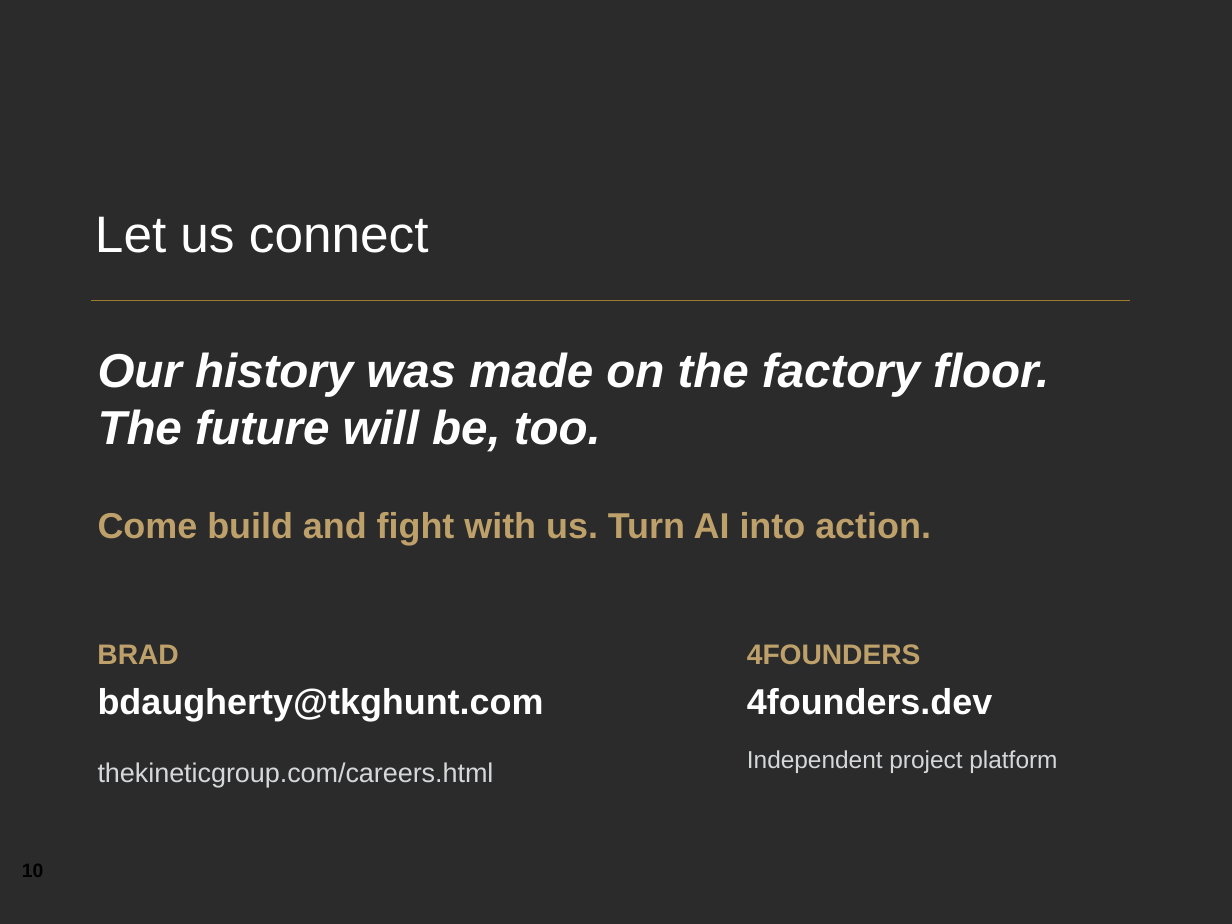
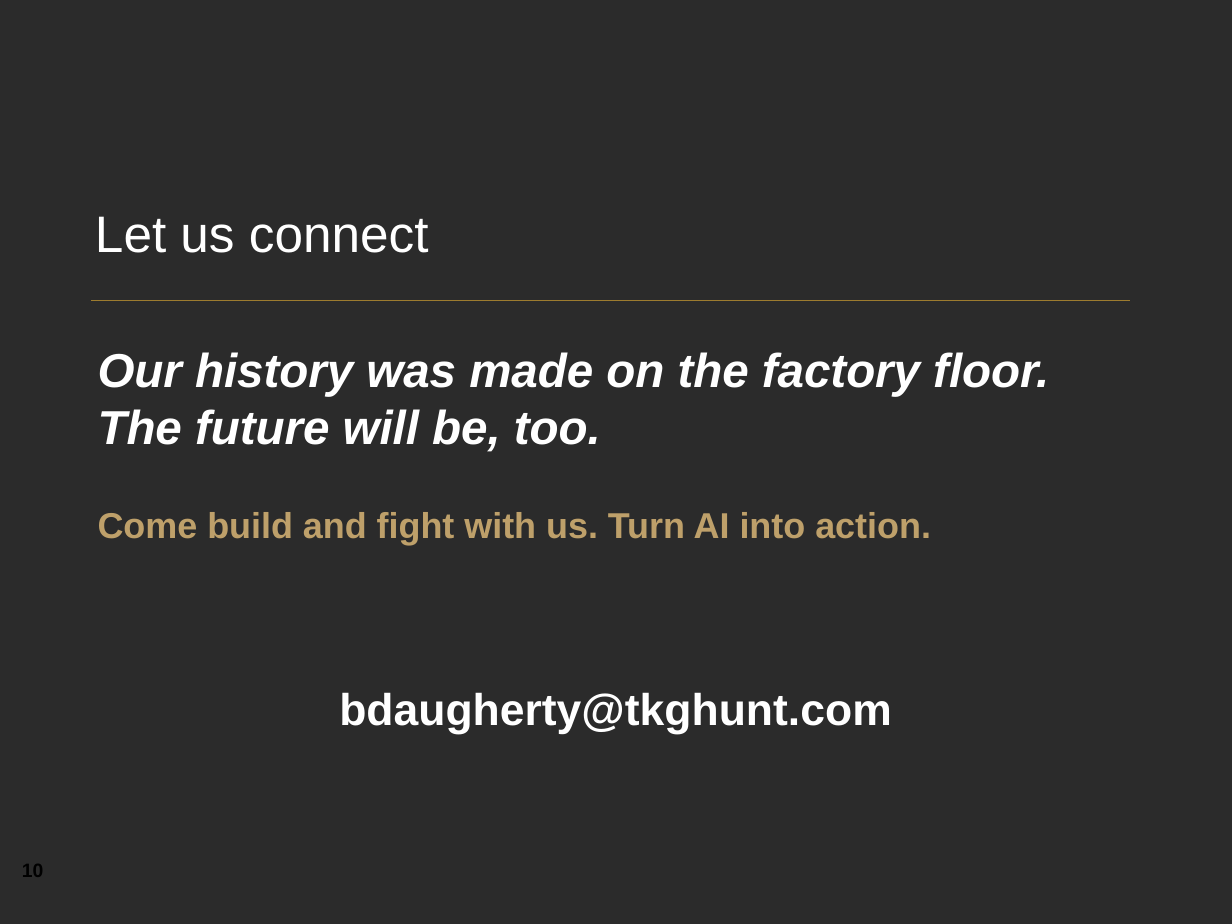
Before and after one commit to YeChamo/part-tracking-demo-ualr, a slide deck: slide 10 of docs/presentation/Engineering_at_The_Kinetic_Group.pptx. Drawn at 1232x924 pixels with LibreOffice and Linux fonts; fonts in the diff are those of the drawing; background and template pictures are left out; a plain dark background stands for a picture behind light text. Boxes give left, top, right and bottom in pixels: in the first picture for what was removed or moved away, otherwise in the second. Text is boxed around its words. In the diff, an @@ line names an element or a change of style, - is before the commit and + after.

```diff
--- a/docs/presentation/Engineering_at_The_Kinetic_Group.pptx
+++ b/docs/presentation/Engineering_at_The_Kinetic_Group.pptx
@@ text removed at [97,644,178,664] @@
-BRAD
@@ text removed at [747,644,921,664] @@
-4FOUNDERS
@@ text "bdaugherty@tkghunt.com": place and size @@
-text "bdaugherty@tkghunt.com" at [98,688,544,721]
+text "bdaugherty@tkghunt.com" at [339,692,892,735]
@@ text "bdaugherty@tkghunt.com" at [339,692,892,735]: size 21 to 26 pt; alignment left to centre @@
@@ text removed at [747,688,992,715] @@
-4founders.dev
@@ text removed at [98,762,494,787] @@
-thekineticgroup.com/careers.html
@@ text removed at [747,750,1057,773] @@
-Independent project platform
```
Also in this commit, not shown: 2 other files.
